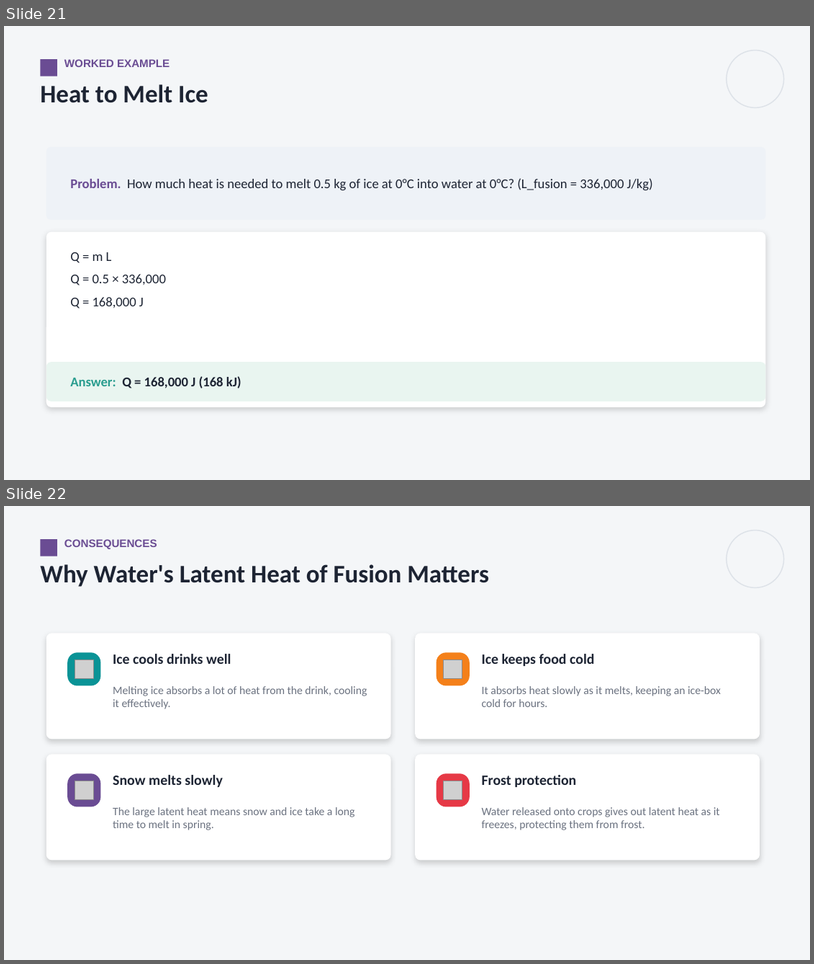
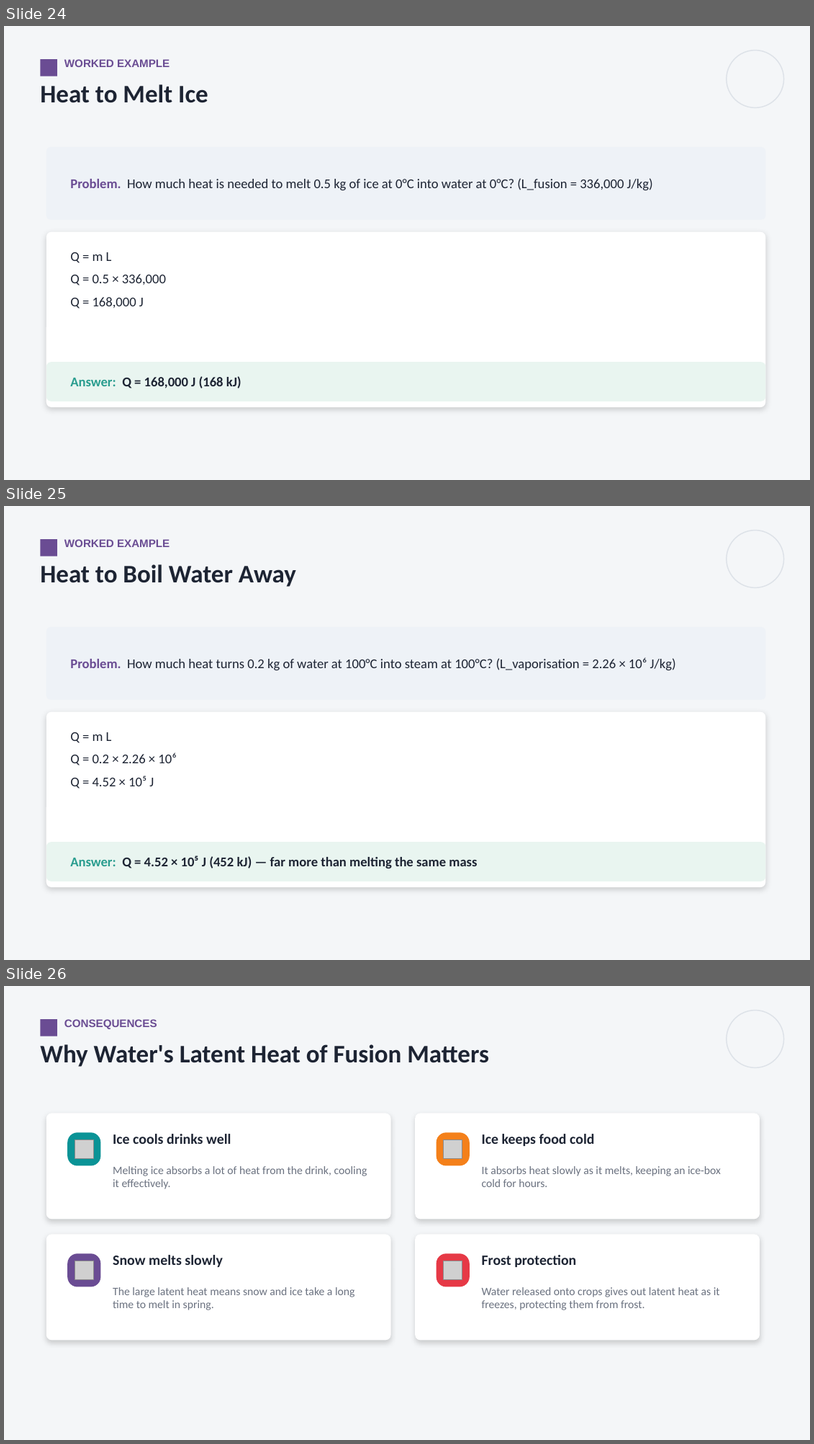
Before and after one commit to parmeshwars2911/MyFirstAR, a slide deck: ppt/Grade10/G10_S113_Calorimetry_3.pptx. Shown one above the other, each under a label of ours: slides 21 and 22 before the commit, slides 24, 25 and 26 after it. The pictures are 814x964 and 814x1444 pixels, drawn with LibreOffice and Linux fonts; fonts in the diff are those of the drawing; grey boxes stand for pictures. Boxes give left, top, right and bottom in pixels: in the first picture for what was removed or moved away, otherwise in the second. Text is boxed around its words. In the diff, an @@ line names an element or a change of style, - is before the commit and + after.

```diff
--- a/ppt/Grade10/G10_S113_Calorimetry_3.pptx
+++ b/ppt/Grade10/G10_S113_Calorimetry_3.pptx
@@ slide 25 added at box(4, 506, 810, 960), background #F4F6F8 @@
@@ rectangle added at box(40, 539, 57, 556), fill #6A4C93 @@
@@ text added at box(64, 539, 170, 547), 13 pt, text #6A4C93, bold @@
+WORKED EXAMPLE
@@ ellipse added at box(727, 530, 784, 587), outline #DDE2E8 1.25 pt @@
@@ text added at box(40, 564, 296, 587), 30 pt, text #1D2433, bold @@
+Heat to Boil Water Away
@@ rounded rectangle added at box(46, 627, 766, 700), fill #EEF2F7 @@
@@ text added at box(70, 657, 676, 670), 16 pt, text #1D2433 @@
+Problem. How much heat turns 0.2 kg of water at 100°C into steam at 100°C? (L_vaporisation = 2.26 × 10⁶ J/kg)
@@ rounded rectangle added at box(46, 712, 766, 887), fill #FFFFFF @@
@@ text added at box(70, 732, 177, 788), 16 pt, text #1D2433 @@
+Q = m L
+Q = 0.2 × 2.26 × 10⁶
+Q = 4.52 × 10⁵ J
@@ rounded rectangle added at box(46, 842, 766, 881), fill #E9F5F0 @@
@@ text added at box(70, 855, 477, 868), 16 pt, text #1D2433, bold @@
+Answer: Q = 4.52 × 10⁵ J (452 kJ) — far more than melting the same mass
@@ what was slide 21 is now slide 24 @@
@@ what was slide 22 is now slide 26 @@
```
Also in this commit, not shown: 1 slide changed, 3 other slides added, 3 other files.
